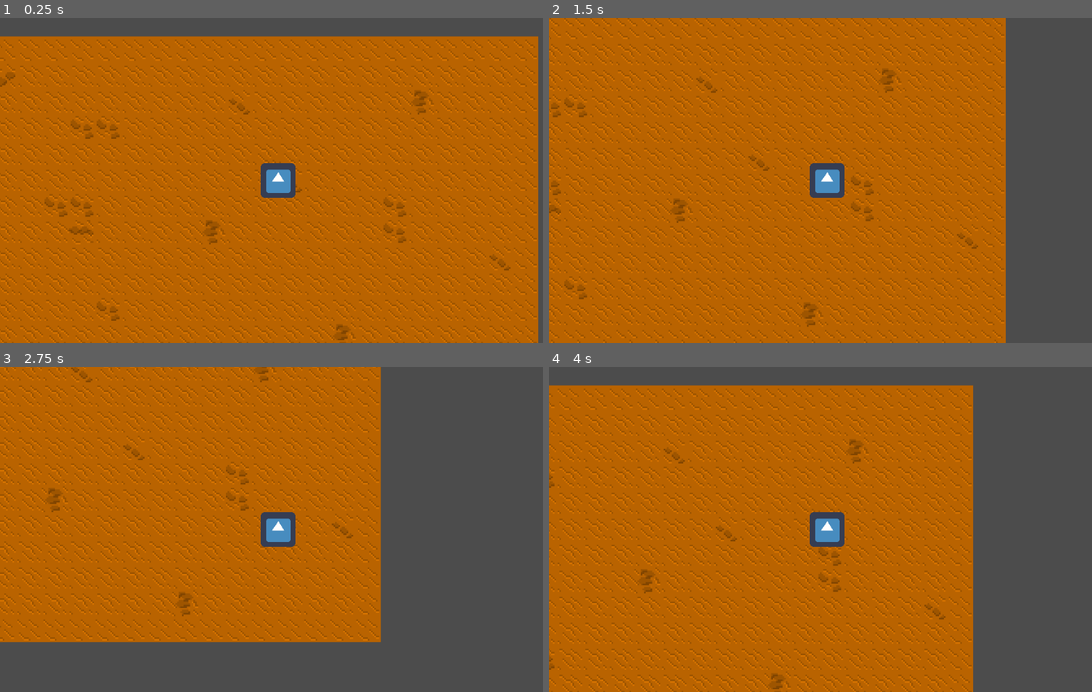
Above: before the commit, frames 1-4 (two rows, left to right).
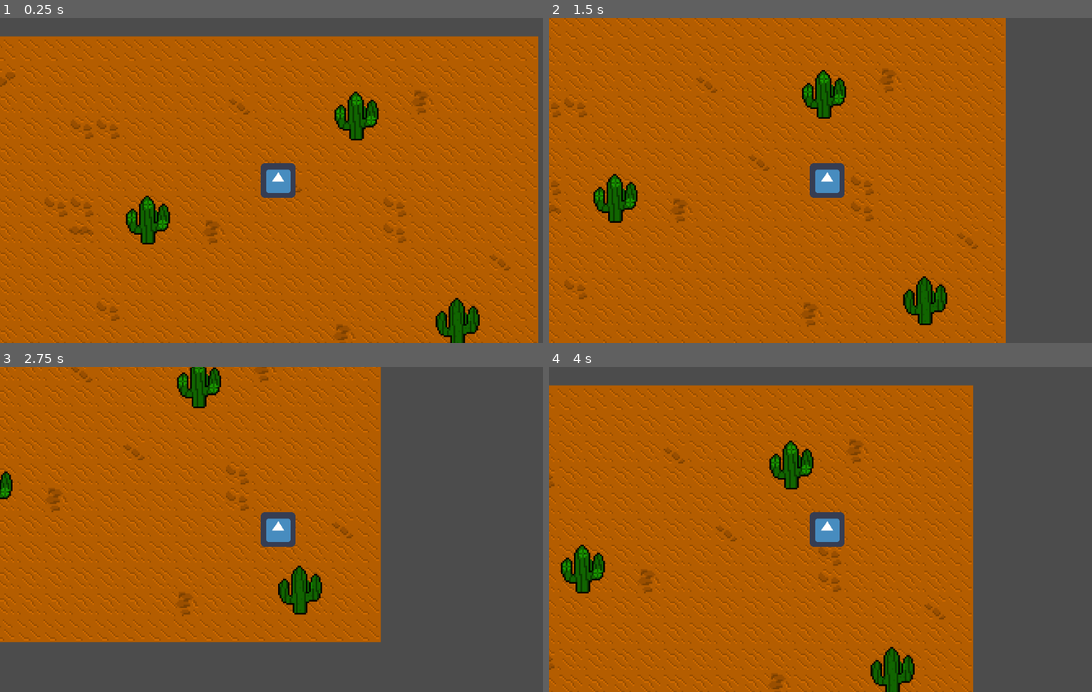
Above: after the commit, the same moments.

Repository: AlixBarreaux/feltari
Game: Godot game, scene res://Scenes/World.tscn
The game is run twice, just before and just after one commit, with the same random seed, the same clock (stepped at 60 frames per second) and the same inputs. The engine's default icon, where the game draws it, is replaced by a stand-in: a white triangle on a blue panel in a dark square.
Inputs:
- Up to frame 1 (0.25 s): no input
- Up to frame 2 (1.5 s): tap Enter at 0.5 s; hold D (move_right) 0.53-1.28 s; hold S (move_down) from 1.28 s (still down)
- Up to frame 3 (2.75 s): release S (move_down) at 2.03 s; hold D (move_right) from 2.03 s (still down)
- Up to frame 4 (4 s): release D (move_right) at 2.78 s; hold Z (move_up) 2.78-3.53 s; hold Q (move_left) from 3.53 s (still down)

The runs differ from the first frame. In frame 1, 2.3% of the frame differs, in the area x 23-89%, y 22-100%; in frame 2, 2.3%, in the area x 8-74%, y 16-95%; in frame 3, 1.7%; in frame 4, 2.3%.

Commit message:
setup basic color modulation on each tilemap

Diff:
--- a/Scenes/World.tscn
+++ b/Scenes/World.tscn
@@ -145,18 +145,54 @@
 9/shapes = [  ]
 9/z_index = 0
 
+[sub_resource type="TileSet" id=2]
+0/name = "cactus_now_flower"
+0/texture = ExtResource( 2 )
+0/tex_offset = Vector2( 0, 0 )
+0/modulate = Color( 1, 1, 1, 1 )
+0/region = Rect2( 0, 32, 32, 32 )
+0/tile_mode = 0
+0/occluder_offset = Vector2( 0, 0 )
+0/navigation_offset = Vector2( 0, 0 )
+0/shape_offset = Vector2( 0, 0 )
+0/shape_transform = Transform2D( 1, 0, 0, 1, 0, 0 )
+0/shape_one_way = false
+0/shape_one_way_margin = 0.0
+0/shapes = [  ]
+0/z_index = 0
+1/name = "cactus_flowered"
+1/texture = ExtResource( 2 )
+1/tex_offset = Vector2( 0, 0 )
+1/modulate = Color( 1, 1, 1, 1 )
+1/region = Rect2( 32, 32, 32, 32 )
+1/tile_mode = 0
+1/occluder_offset = Vector2( 0, 0 )
+1/navigation_offset = Vector2( 0, 0 )
+1/shape_offset = Vector2( 0, 0 )
+1/shape_transform = Transform2D( 1, 0, 0, 1, 0, 0 )
+1/shape_one_way = false
+1/shape_one_way_margin = 0.0
+1/shapes = [  ]
+1/z_index = 0
+
 [node name="World" type="Node2D"]
 
-[node name="GroundTileMap" type="TileMap" parent="."]
-self_modulate = Color( 1, 0.537255, 0, 1 )
+[node name="TileMaps" type="Node2D" parent="."]
 scale = Vector2( 3, 3 )
+
+[node name="GroundTileMap" type="TileMap" parent="TileMaps"]
+modulate = Color( 0.972549, 0.501961, 0, 1 )
 tile_set = SubResource( 1 )
 cell_size = Vector2( 16, 16 )
 format = 1
 tile_data = PoolIntArray( 0, 7, 0, 1, 0, 0, 2, 0, 0, 3, 0, 0, 4, 0, 0, 5, 0, 0, 6, 0, 0, 7, 0, 0, 8, 0, 0, 9, 0, 0, 10, …(3791 unchanged characters)…
 
-[node name="DecorationsMap" type="TileMap" parent="."]
+[node name="DecorationsTileMap" type="TileMap" parent="TileMaps"]
+modulate = Color( 0.137255, 0.8, 0, 1 )
+tile_set = SubResource( 2 )
+cell_size = Vector2( 32, 32 )
 format = 1
+tile_data = PoolIntArray( 65543, 1, 0, 196611, 1, 0, 327689, 0, 0 )
 
 [node name="Player" parent="." instance=ExtResource( 1 )]
 position = Vector2( 577, 266 )
Not shown: 1 places in Scenes/World.tscn that only renumber resources
